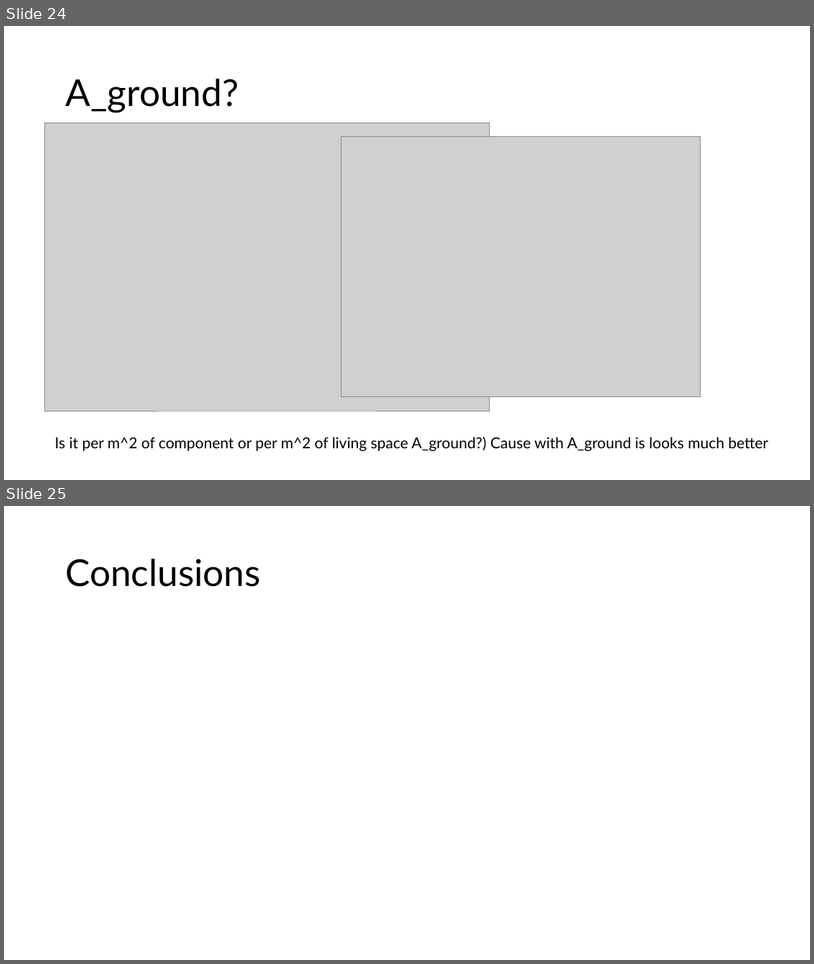
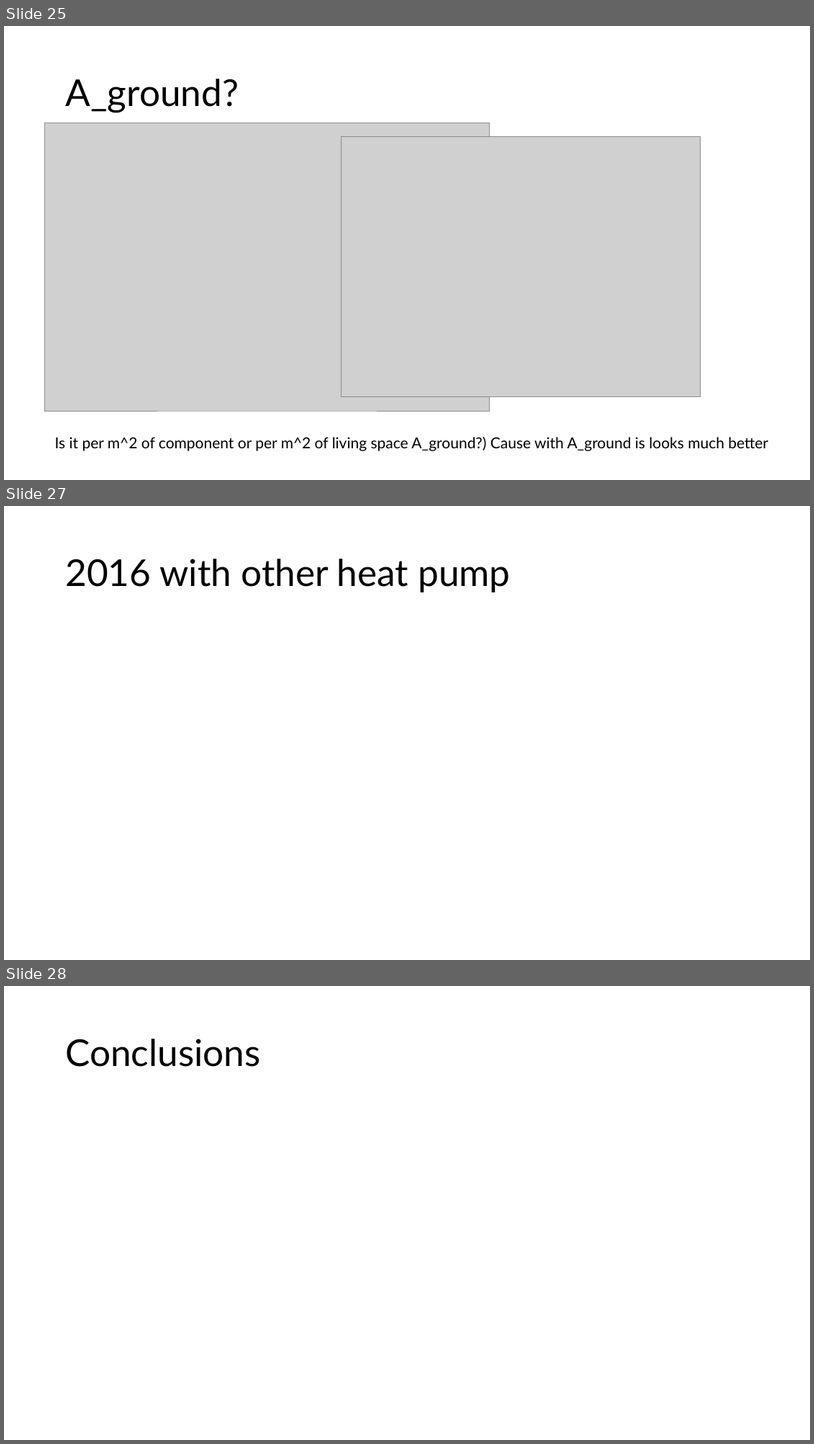
Before and after one commit to eyjomoin/Modeling-buildings-and-their-heating-systems, a slide deck: presentation/heat.pptx. Shown one above the other, each under a label of ours: slides 24 and 25 before the commit, slides 25, 27 and 28 after it; the slides between them are not shown. The pictures are 814x964 and 814x1444 pixels, drawn with LibreOffice and Linux fonts; fonts in the diff are those of the drawing; grey boxes stand for pictures. Boxes give left, top, right and bottom in pixels: in the first picture for what was removed or moved away, otherwise in the second. Text is boxed around its words. In the diff, an @@ line names an element or a change of style, - is before the commit and + after.

```diff
--- a/presentation/heat.pptx
+++ b/presentation/heat.pptx
@@ slide 27 added at [4, 506, 810, 960], background #FFFFFF @@
@@ title added at [65, 559, 510, 592], 44 pt, text #000000 @@
+2016 with other heat pump
@@ what was slide 24 is now slide 25 @@
@@ what was slide 25 is now slide 28 @@
```
Also in this commit, not shown: 2 other slides added.
